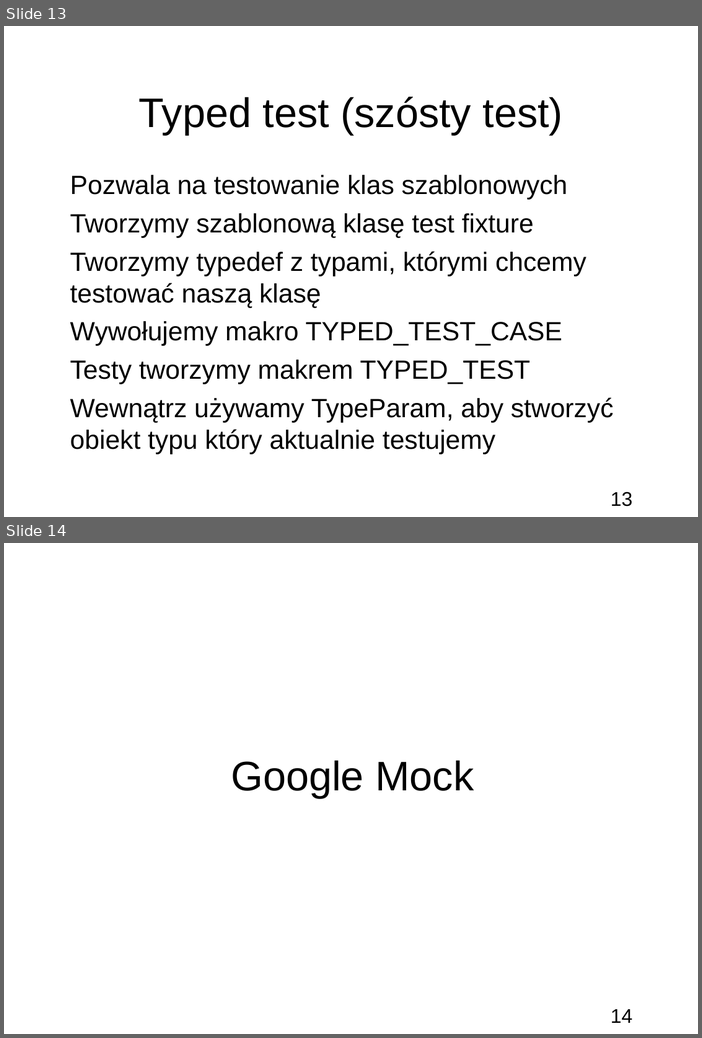
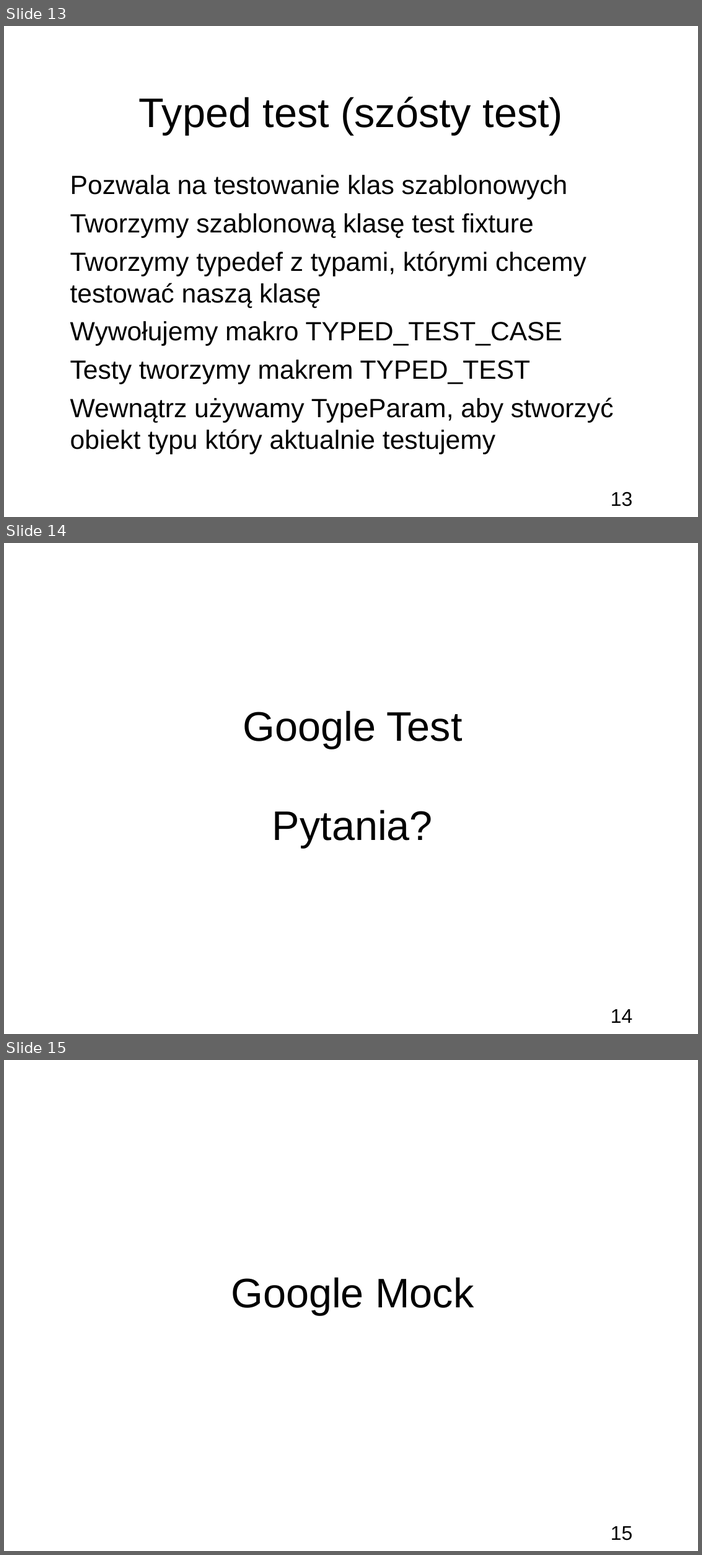
Before and after one commit to bercik/apt_seminar, a slide deck: prezentacja.odp. Shown one above the other, each under a label of ours: slides 13 and 14 before the commit, slides 13, 14 and 15 after it. The pictures are 702x1038 and 702x1555 pixels, drawn with LibreOffice and Linux fonts; fonts in the diff are those of the drawing; background and template pictures are left out. Boxes give left, top, right and bottom in pixels: in the first picture for what was removed or moved away, otherwise in the second. Text is boxed around its words. In the diff, an @@ line names an element or a change of style, - is before the commit and + after.

```diff
--- a/prezentacja.odp
+++ b/prezentacja.odp
@@ slide 14 added at [4, 543, 698, 1034], background picture (left out); not listed: 1 template element that a slide beside it also shows @@
@@ title added at [243, 710, 462, 847], 50 pt, text #000000 @@
+Google Test
+Pytania?
@@ what was slide 14 is now slide 15 @@
@@ page number at [611, 1526, 633, 1540]: text changed @@
-14
+15
```
Also in this commit, not shown: 3 other slides added, 1 other file.
